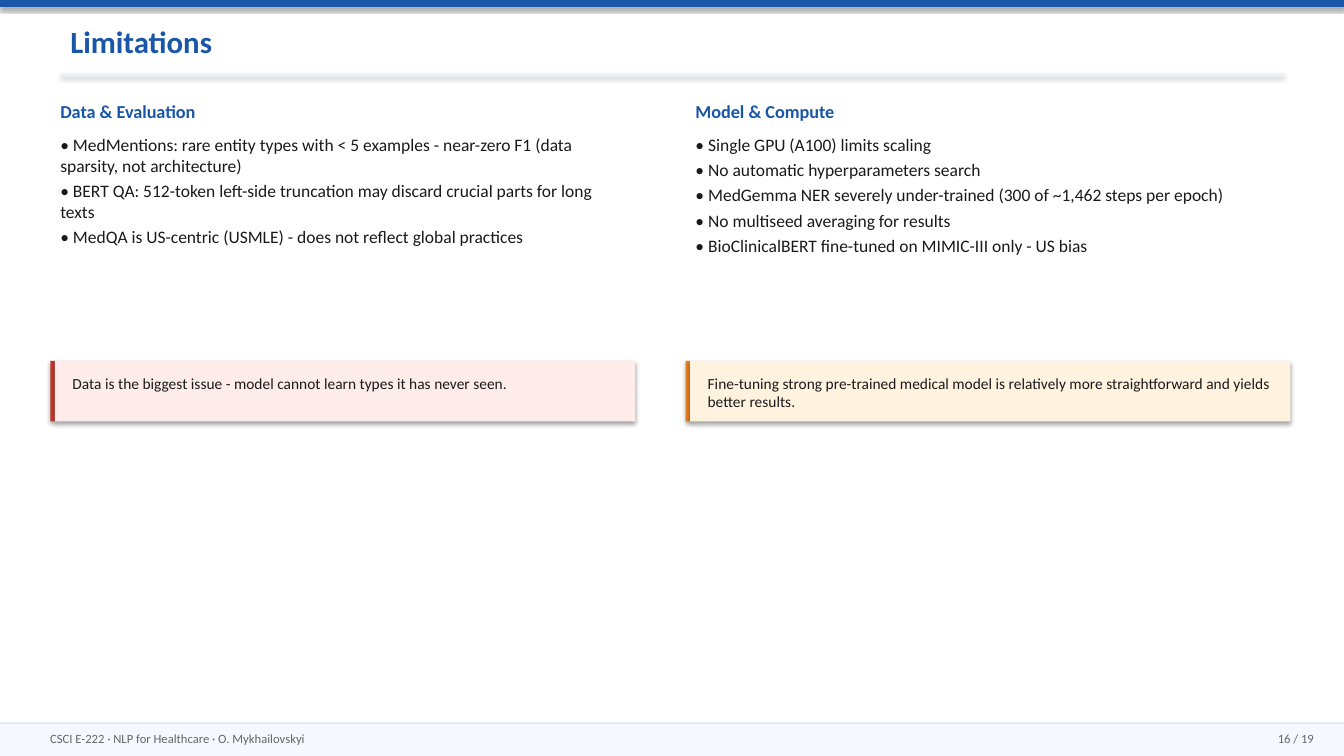
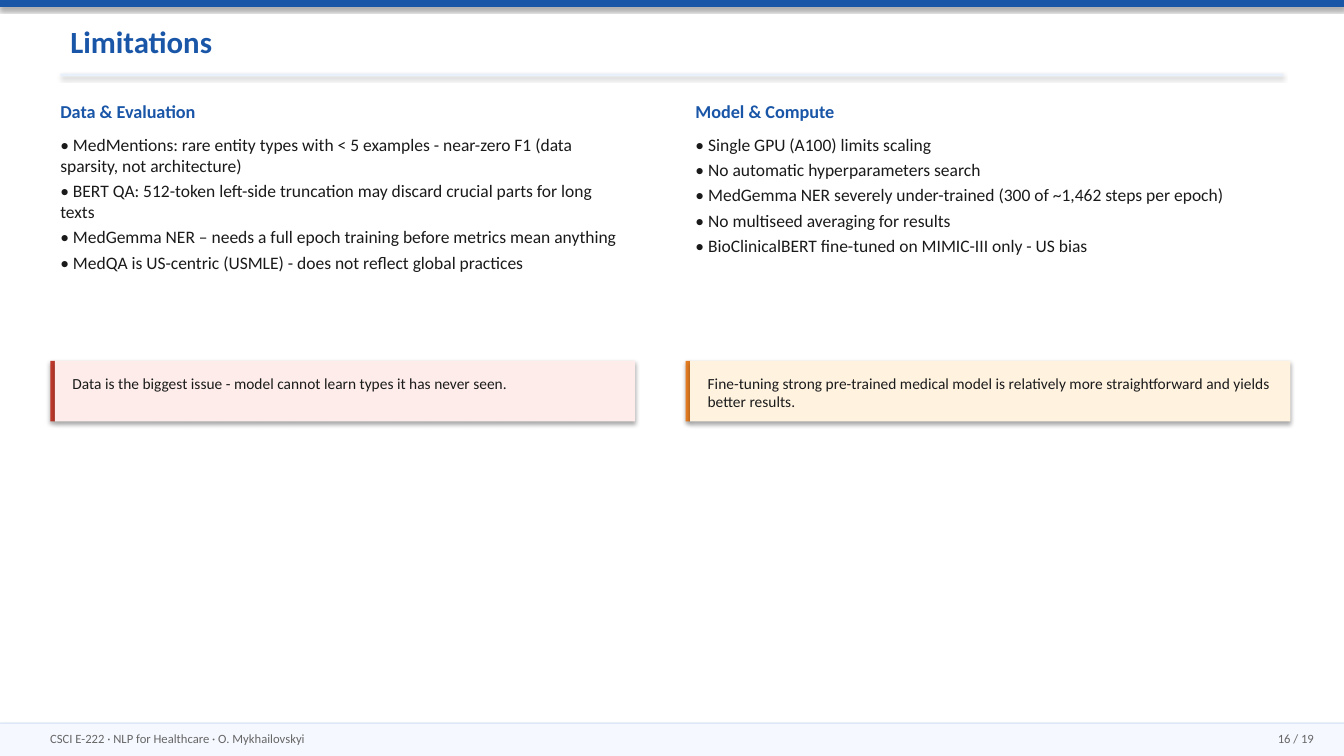
Before and after one commit to vonKleve/csci-e222-final-project, a slide deck: slide 16 of NLP_Healthcare_Mykhailovskyi.pptx. Drawn at 1344x756 pixels with LibreOffice and Linux fonts; fonts in the diff are those of the drawing. Boxes give left, top, right and bottom in pixels: in the first picture for what was removed or moved away, otherwise in the second. Text is boxed around its words. In the diff, an @@ line names an element or a change of style, - is before the commit and + after.

```diff
--- a/NLP_Healthcare_Mykhailovskyi.pptx
+++ b/NLP_Healthcare_Mykhailovskyi.pptx
@@ text at [73, 231, 616, 246]: paragraph added @@
+• MedGemma NER – needs a full epoch training before metrics mean anything
```
Also in this commit, not shown: 3 other slides changed, 1 other file.
